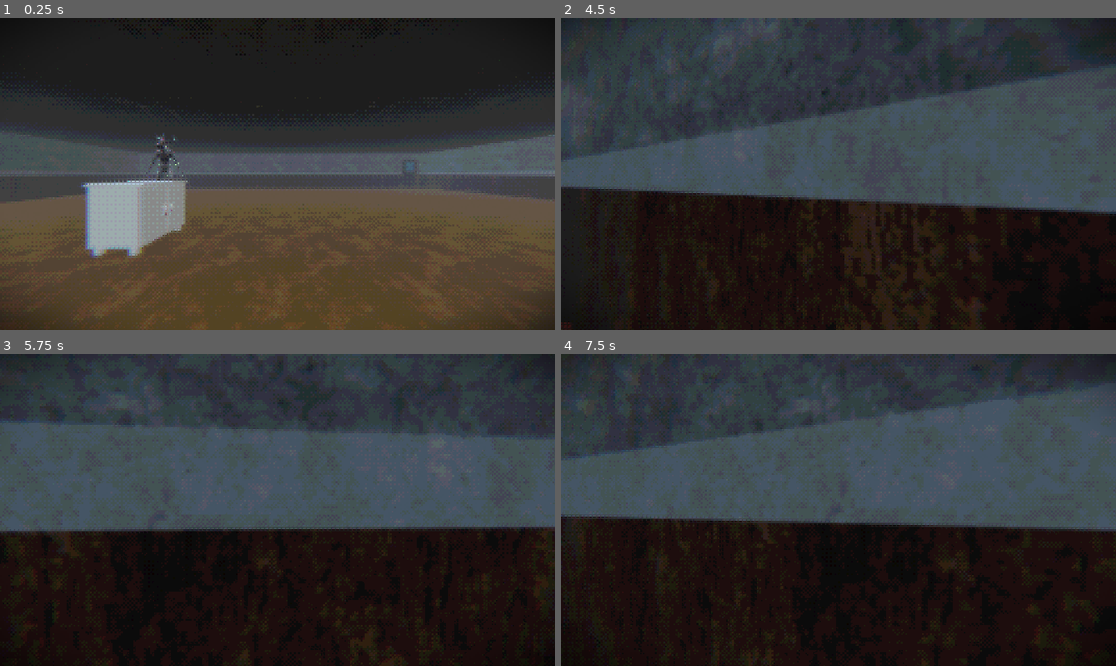
Above: before the commit, frames 1-4 (two rows, left to right).
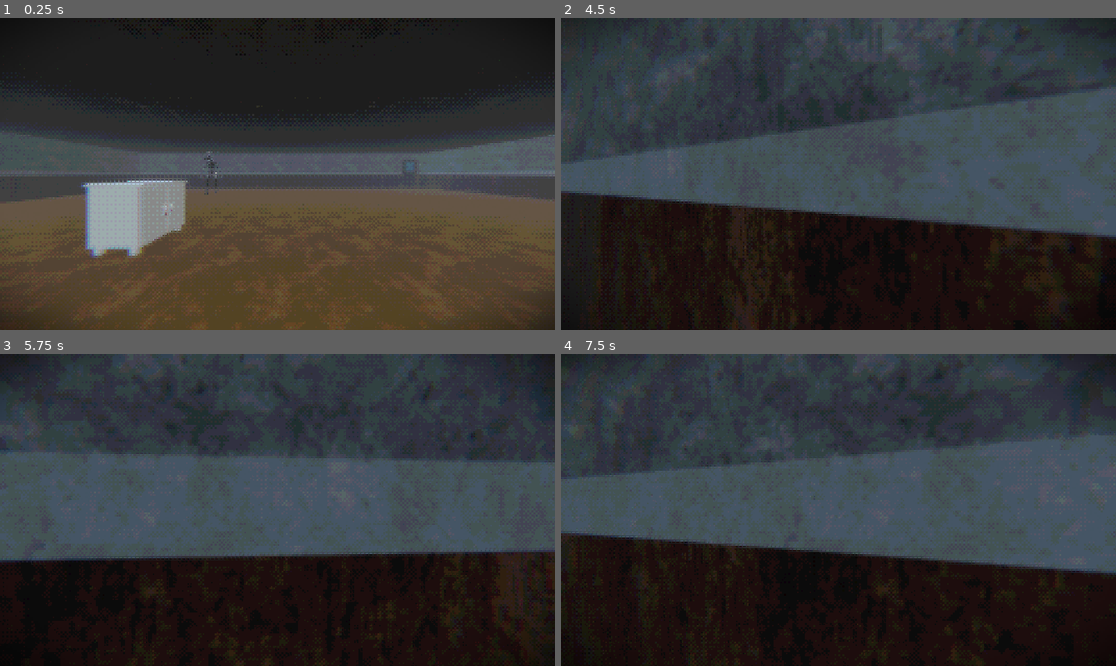
Above: after the commit, the same moments.

Repository: MagicBattle/Graveyard-Shift
Game: Godot game, scene res://scenes/main.tscn
Same seed, same stepped clock (60 frames per second), same inputs: the game is played once before the commit and once after it.
Inputs (mouse positions are in pixels of both pictures, inside the frame that each line leads up to):
- Up to frame 1 (0.25 s): no input
- Up to frame 2 (4.5 s): move the mouse to (866, 174) at 0.52 s; hold Shift (sprint) 0.53-1.28 s; hold W (forward) from 0.53 s (still down); tap Space (jump) at 0.77, 1.52, 3.02, 3.77 s; move the mouse to (810, 174) at 1.27 s; tap Shift (sprint) at 1.35, 2.85, 4.35 s; move the mouse to (849, 167) at 2.02 s; hold Shift (sprint) 2.03-2.78 s; move the mouse to (832, 180) at 2.77 s; move the mouse to (877, 177) at 3.52 s; hold Shift (sprint) 3.53-4.28 s; move the mouse to (794, 170) at 4.27 s
- Up to frame 3 (5.75 s): keep holding W (forward); tap Space (jump) at 4.52 s; move the mouse to (283, 510) at 5.02 s; hold Shift (sprint) from 5.03 s (still down)
- Up to frame 4 (7.5 s): move the mouse to (816, 503) at 5.77 s; release W (forward) at 5.78 s; release Shift (sprint) at 5.78 s; hold D (right) 5.78-6.53 s; tap Shift (sprint) at 5.85, 7.35 s; tap Space (jump) at 6.02, 6.77 s; move the mouse to (866, 510) at 6.52 s; hold Shift (sprint) 6.53-7.28 s; hold W (forward) from 6.53 s (still down); move the mouse to (810, 510) at 7.27 s

The runs differ from the first frame. In frame 1, 0.3% of the frame differs, in the area x 26-41%, y 36-57%; in frame 2, 11%; in frame 3, 16%; in frame 4, 18%, in the area x 0-100%, y 0-100%.

Commit message:
Changed File Names

Diff:
--- a/-graveyard-shift/scenes/test.tscn
+++ b/-graveyard-shift/scenes/demon.tscn
@@ -1,6 +1,7 @@
-[gd_scene load_steps=11 format=4 uid="uid://b7ex2yv0f1cow"]
+[gd_scene load_steps=12 format=4 uid="uid://b7ex2yv0f1cow"]
 
 [ext_resource type="Texture2D" uid="uid://nnqx3rxjes10" path="res://assets/elkdemon/elkdemongodot_bakedtexture.png" id="1_errlg"]
+[ext_resource type="Script" uid="uid://ck7xy0dv5xid1" path="res://scripts/demon.gd" id="1_ofewj"]
 [ext_resource type="Script" uid="uid://crhh4w1x25256" path="res://scripts/look_at_modifier_3d.gd" id="2_bl13t"]
 
 [sub_resource type="StandardMaterial3D" id="StandardMaterial3D_0s14s"]
@@ -1497,7 +1498,8 @@
 height = 3.0
 radius = 5.0
 
-[node name="Test" type="CharacterBody3D"]
+[node name="Demon" type="CharacterBody3D"]
+script = ExtResource("1_ofewj")
 
 [node name="Armature" type="Node3D" parent="."]
 transform = Transform3D(-0.01, 0, -8.7422775e-10, 0, 0.01, 0, 8.7422775e-10, 0, -0.01, 0, 0, 0)
--- a/-graveyard-shift/scenes/main.tscn
+++ b/-graveyard-shift/scenes/main.tscn
@@ -1,9 +1,8 @@
-[gd_scene load_steps=17 format=3 uid="uid://cmftxmidlidj0"]
-
-[ext_resource type="PackedScene" uid="uid://b7ex2yv0f1cow" path="res://scenes/test.tscn" id="1_85g3d"]
+[gd_scene load_steps=16 format=3 uid="uid://cmftxmidlidj0"]
+
+[ext_resource type="PackedScene" uid="uid://b7ex2yv0f1cow" path="res://scenes/demon.tscn" id="1_85g3d"]
 [ext_resource type="PackedScene" uid="uid://dp4pxo4jsa758" path="res://scenes/player.tscn" id="1_tefeu"]
 [ext_resource type="PackedScene" uid="uid://b6jrpdi2p5xjq" path="res://scenes/monster.tscn" id="2_choun"]
-[ext_resource type="Script" uid="uid://ck7xy0dv5xid1" path="res://scripts/test.gd" id="2_ya4ey"]
 [ext_resource type="PackedScene" uid="uid://dlulny1vtbmmj" path="res://scenes/door_frame.tscn" id="6_tefeu"]
 [ext_resource type="Shader" uid="uid://bsll0p85sl8ft" path="res://misc/main.gdshader" id="7_o6xl0"]
 [ext_resource type="PackedScene" uid="uid://h85vkbuablxt" path="res://scenes/door.tscn" id="7_tipki"]
@@ -49,9 +48,8 @@
 
 [node name="World" type="Node3D"]
 
-[node name="Test" parent="." instance=ExtResource("1_85g3d")]
-transform = Transform3D(1, 0, 0, 0, 1, 0, 0, 0, 1, 0, 0, -6.621652)
-script = ExtResource("2_ya4ey")
+[node name="Demon" parent="." instance=ExtResource("1_85g3d")]
+transform = Transform3D(1, 0, 0, 0, 1, 0, 0, 0, 1, 0, 0, -9.792981)
 
 [node name="WorldEnvironment" type="WorldEnvironment" parent="."]
 environment = SubResource("Environment_jyhfs")
Renamed: -graveyard-shift/scripts/test.gd -> -graveyard-shift/scripts/demon.gd
Renamed: -graveyard-shift/scripts/test.gd.uid -> -graveyard-shift/scripts/demon.gd.uid
